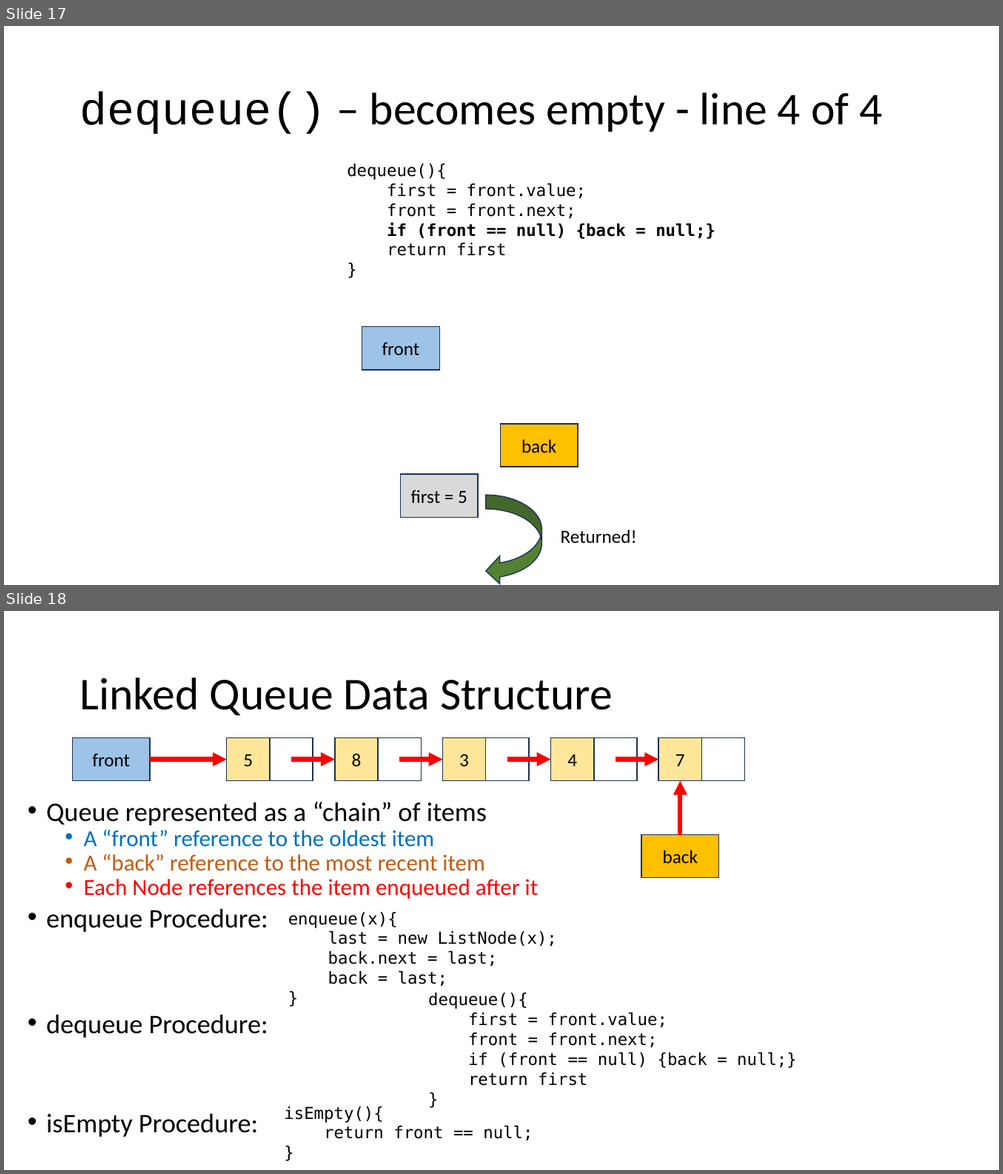
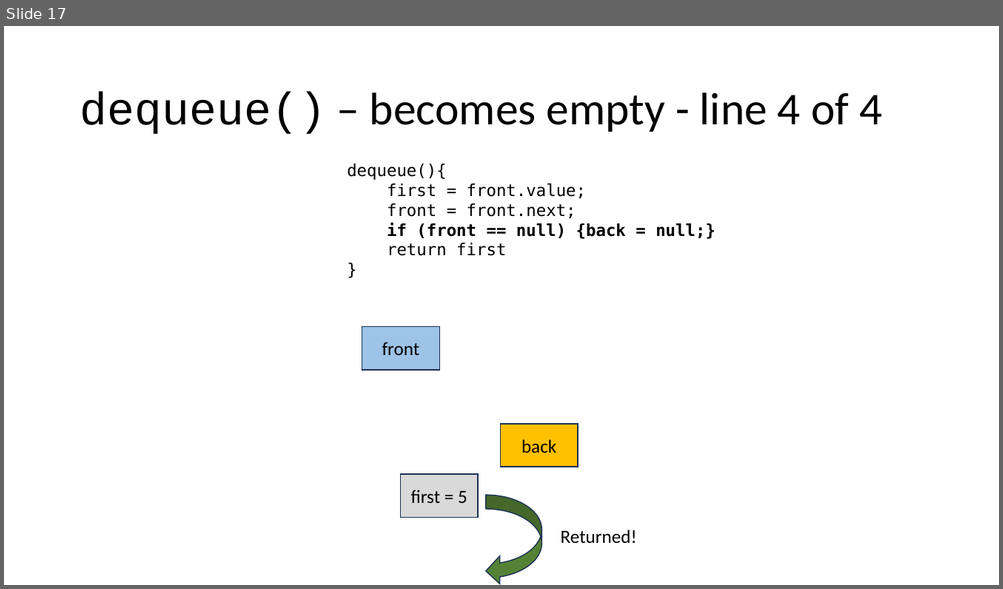
Before and after one commit to natebrunelle/cse332, a slide deck: markdown/files/slides/linked_nodes_queue.pptx. Shown one above the other, each under a label of ours: slides 17 and 18 before the commit, slide 17 after it. The pictures are 1003x1174 and 1003x589 pixels, drawn with LibreOffice and Linux fonts; fonts in the diff are those of the drawing. Boxes give left, top, right and bottom in pixels: in the first picture for what was removed or moved away, otherwise in the second. Text is boxed around its words. In the diff, an @@ line names an element or a change of style, - is before the commit and + after.

```diff
--- a/markdown/files/slides/linked_nodes_queue.pptx
+++ b/markdown/files/slides/linked_nodes_queue.pptx
@@ slide 18 removed at <box>4,611,999,1170</box>, background #FFFFFF @@
@@ title removed at <box>79,678,612,715</box> @@
-Linked Queue Data Structure
@@ group removed at <box>73,738,745,878</box>: 12 rectangles, 6 arrows @@
-8
-3
-4
-7
-5
-front
-back
@@ text removed at <box>46,802,538,1137</box> @@
-• Queue represented as a “chain” of items
-  • A “front” reference to the oldest item
-  • A “back” reference to the most recent item
-  • Each Node references the item enqueued after it
-• enqueue Procedure:
-• dequeue Procedure:
-• isEmpty Procedure:
@@ text removed at <box>288,912,557,986</box> @@
-enqueue(x){
-last = new ListNode(x);
-back.next = last;
-back = last;
-}
@@ text removed at <box>428,993,797,1086</box> @@
-dequeue(){
-first = front.value;
-front = front.next;
-if (front == null) {back = null;}
-return first
-}
@@ text removed at <box>284,1107,532,1141</box> @@
-isEmpty(){
-return front == null;
-}
```
Also in this commit, not shown: 1 slide changed, 2 other files.
